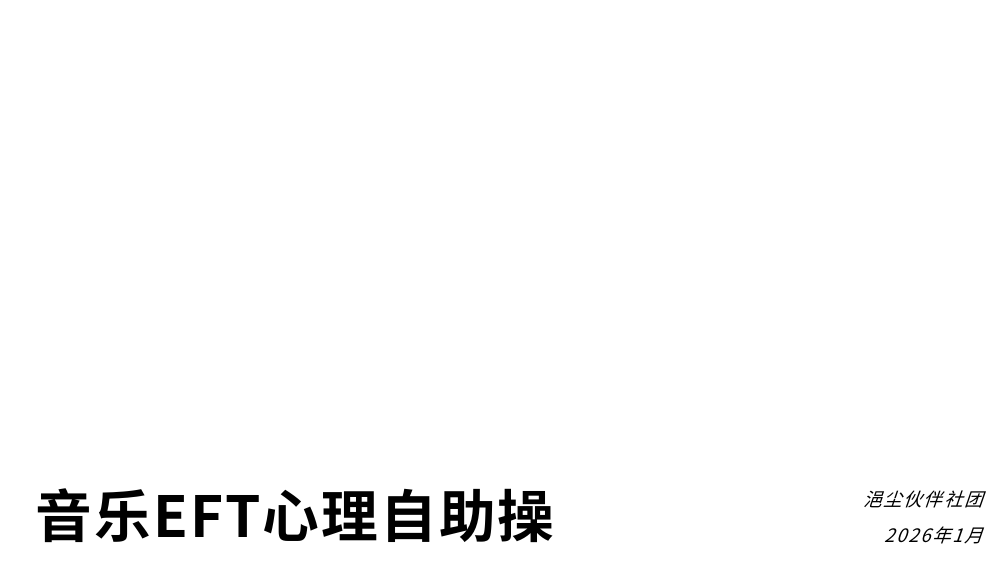
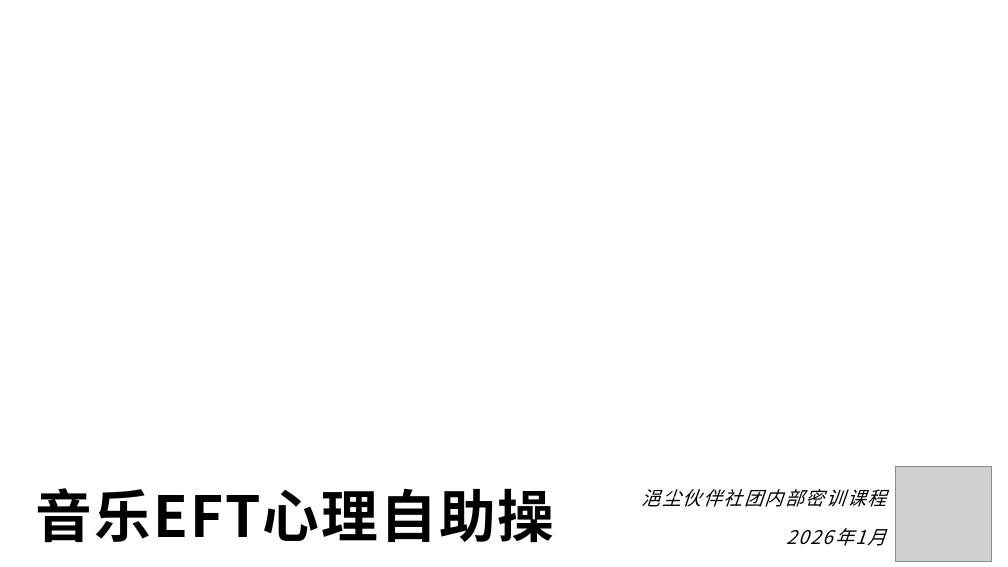
Before and after one commit to panxibei/writing, a slide deck: slide 1 of 44_心理学/28_浥尘伙伴社团原创：音乐治疗/PPT/浥尘伙伴社团原创：情绪释放疗法（EFT）心理训练.pptx. Drawn at 1008x567 pixels with LibreOffice and Linux fonts; fonts in the diff are those of the drawing; grey boxes stand for pictures; background and template pictures are left out. Boxes give left, top, right and bottom in pixels: in the first picture for what was removed or moved away, otherwise in the second. Text is boxed around its words. In the diff, an @@ line names an element or a change of style, - is before the commit and + after.

```diff
--- a/44_心理学/28_浥尘伙伴社团原创：音乐治疗/PPT/浥尘伙伴社团原创：情绪释放疗法（EFT）心理训练.pptx
+++ b/44_心理学/28_浥尘伙伴社团原创：音乐治疗/PPT/浥尘伙伴社团原创：情绪释放疗法（EFT）心理训练.pptx
@@ subtitle "浥尘伙伴社团内部密训课程" moved from (x1=863, y1=490, x2=982, y2=544) to (x1=642, y1=489, x2=887, y2=546) @@
@@ picture added at (x1=896, y1=467, x2=991, y2=562) @@
@@ subtitle at (x1=642, y1=489, x2=887, y2=507): text changed; size 17.6 to 18 pt @@
-浥尘伙伴社团
+浥尘伙伴社团内部密训课程
@@ subtitle at (x1=787, y1=528, x2=887, y2=546): size 17.6 to 18 pt in "2026年1月"; line spacing 1.15 to 1.25 @@
```
Also in this commit, not shown: 2 other slides changed, 2 other files.
